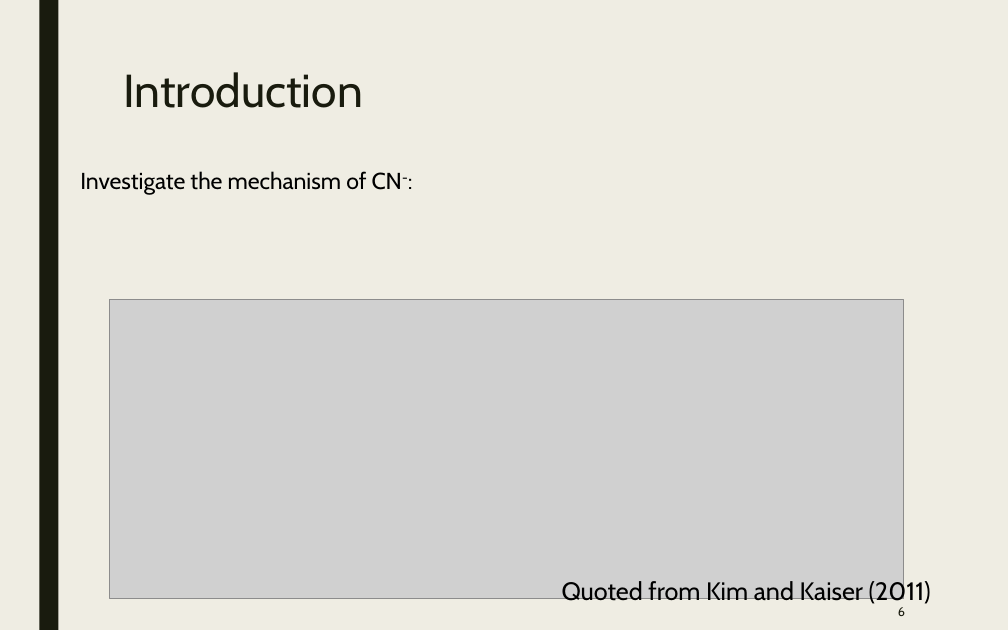
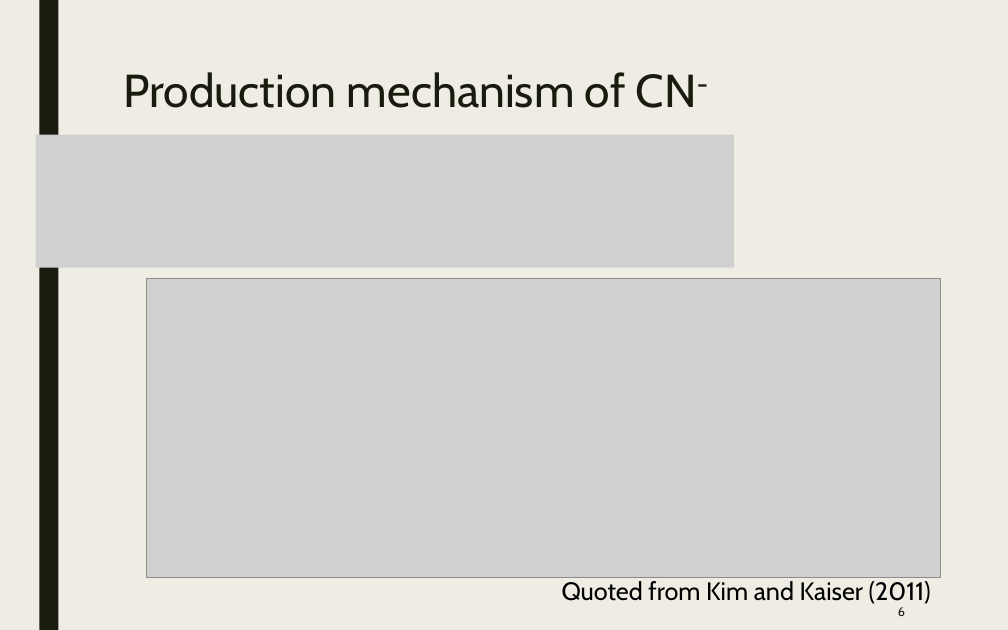
Before and after one commit to samuello1228/lily, a slide deck: slide 6 of doc/VUV and EUV irradiation of CH4 + NH3.pptx. Drawn at 1008x630 pixels with LibreOffice and Linux fonts; fonts in the diff are those of the drawing; grey boxes stand for pictures. Boxes give left, top, right and bottom in pixels: in the first picture for what was removed or moved away, otherwise in the second. Text is boxed around its words. In the diff, an @@ line names an element or a change of style, - is before the commit and + after.

```diff
--- a/doc/VUV and EUV irradiation of CH4 + NH3.pptx
+++ b/doc/VUV and EUV irradiation of CH4 + NH3.pptx
@@ title at <box>123,72,697,108</box>: text changed @@
-Introduction
+Production mechanism of CN-
@@ picture added at <box>35,135,734,268</box> @@
@@ text removed at <box>80,171,402,195</box> @@
-Investigate the mechanism of CN-:
@@ picture: place and size @@
-picture at <box>110,299,904,599</box>
+picture at <box>147,278,941,578</box>
```
Also in this commit, not shown: 8 other slides changed, 1 slide added, 1 slide removed.
